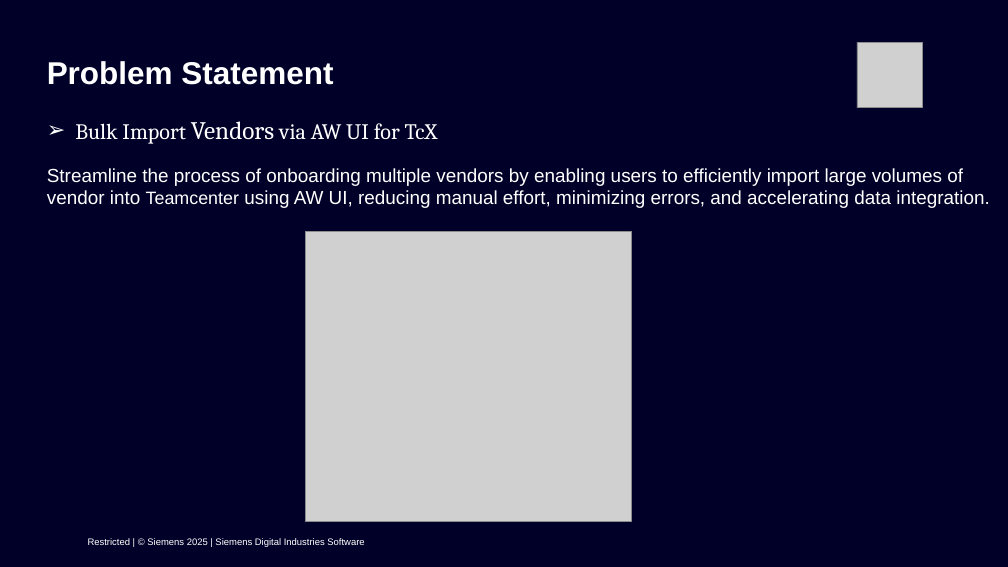
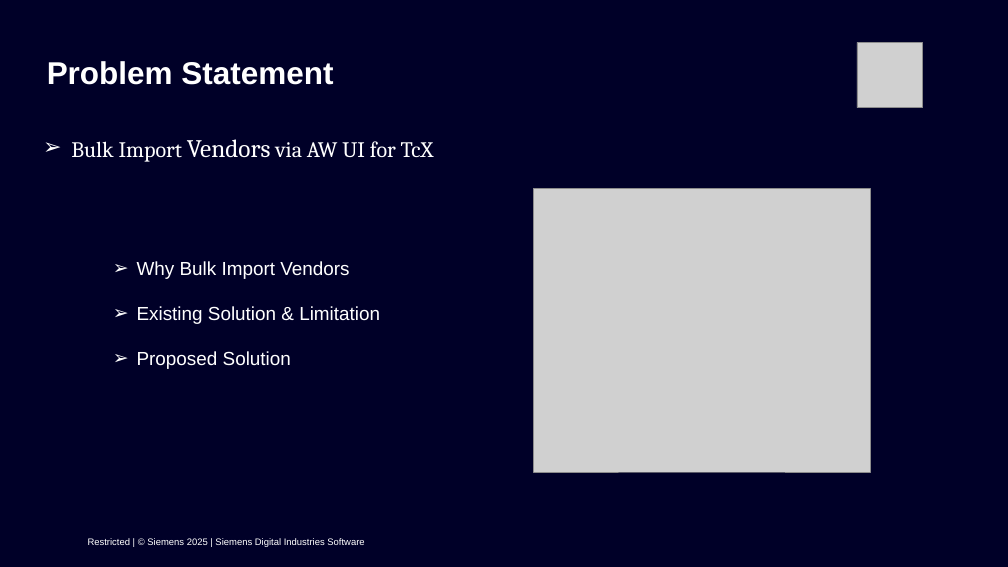
Before and after one commit to ashutoshkorde4/presentation, a slide deck: slide 3 of LCS_FY25 Internship Demo.pptx. Drawn at 1008x567 pixels with LibreOffice and Linux fonts; fonts in the diff are those of the drawing; grey boxes stand for pictures; background and template pictures are left out. Boxes give left, top, right and bottom in pixels: in the first picture for what was removed or moved away, otherwise in the second. Text is boxed around its words. In the diff, an @@ line names an element or a change of style, - is before the commit and + after.

```diff
--- a/LCS_FY25 Internship Demo.pptx
+++ b/LCS_FY25 Internship Demo.pptx
@@ text "Bulk Import Vendors via AW ...": place and size @@
-text "Bulk Import Vendors via AW ..." at <box>75,121,438,144</box>
+text "Bulk Import Vendors via AW ..." at <box>71,139,434,162</box>
@@ text removed at <box>47,168,989,208</box> @@
-Streamline the process of onboarding multiple vendors by enabling users to efficiently import large volumes of vendor into Teamcenter using AW UI, reducing manual effort, minimizing errors, and accelerating data integration.
@@ picture added at <box>533,189,870,473</box> @@
@@ picture removed at <box>306,231,631,523</box> @@
@@ text added at <box>137,261,380,369</box>, 18 pt, text #FFFFFF @@
+➢ Why Bulk Import Vendors
+➢ Existing Solution & Limitation
+➢ Proposed Solution
```
Also in this commit, not shown: 7 other slides changed.
